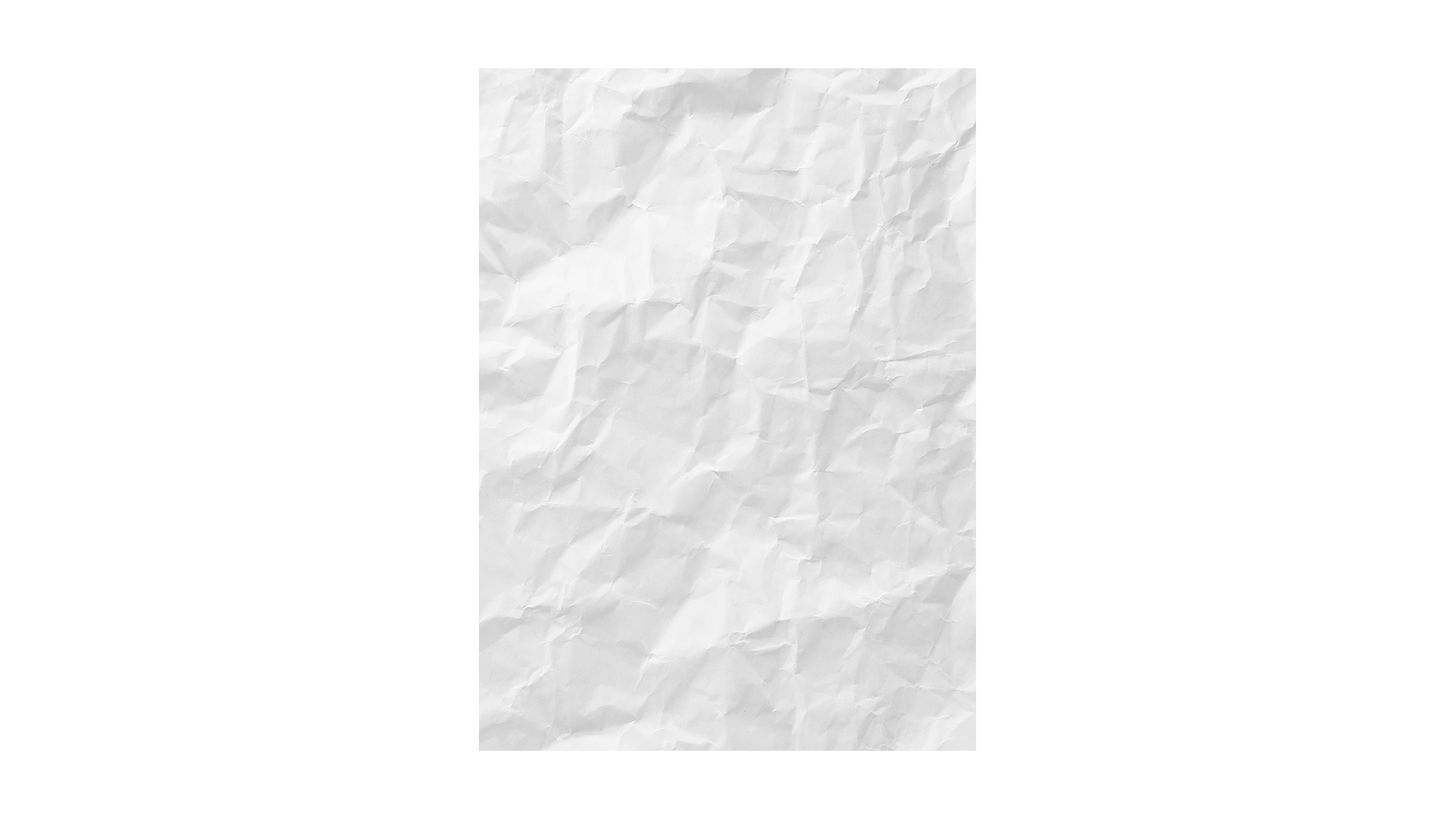
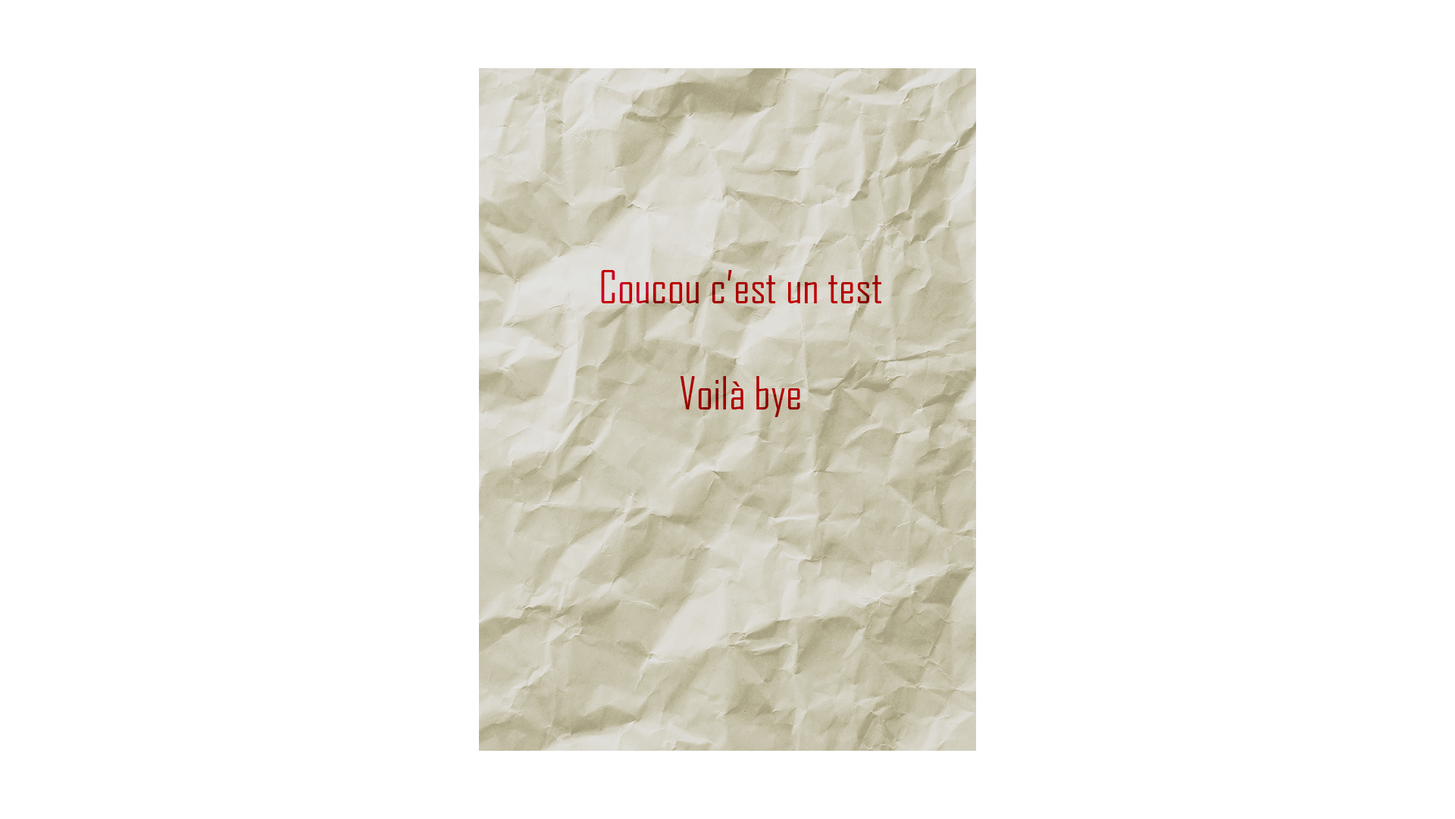
Comparing the layer stacks of the two w=1455, h=819 images. Changes:
added layer "Coucou c’est un test Voilà bye" (color burn) above "Courbe transfert de dégradé 1" over [601, 269, 882, 417]
